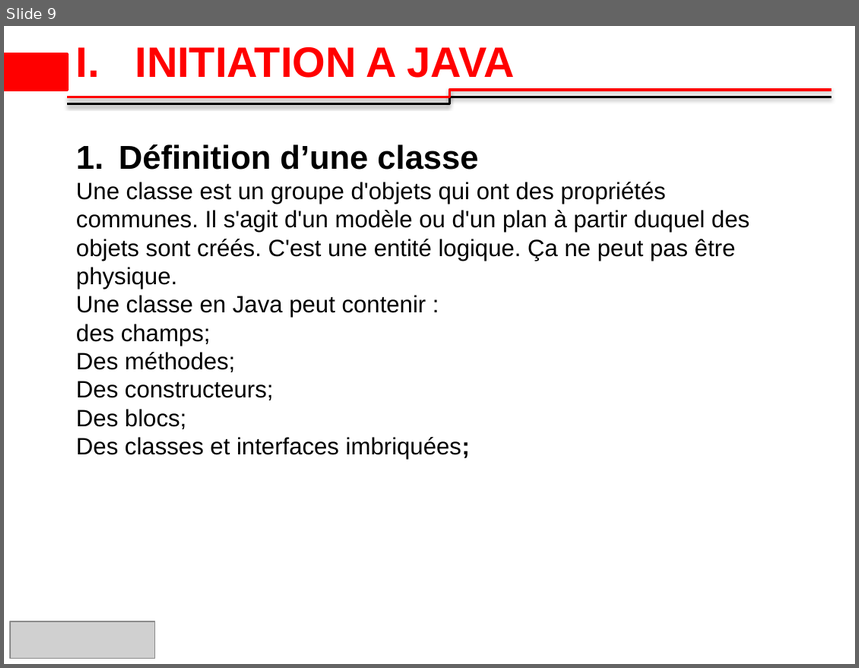
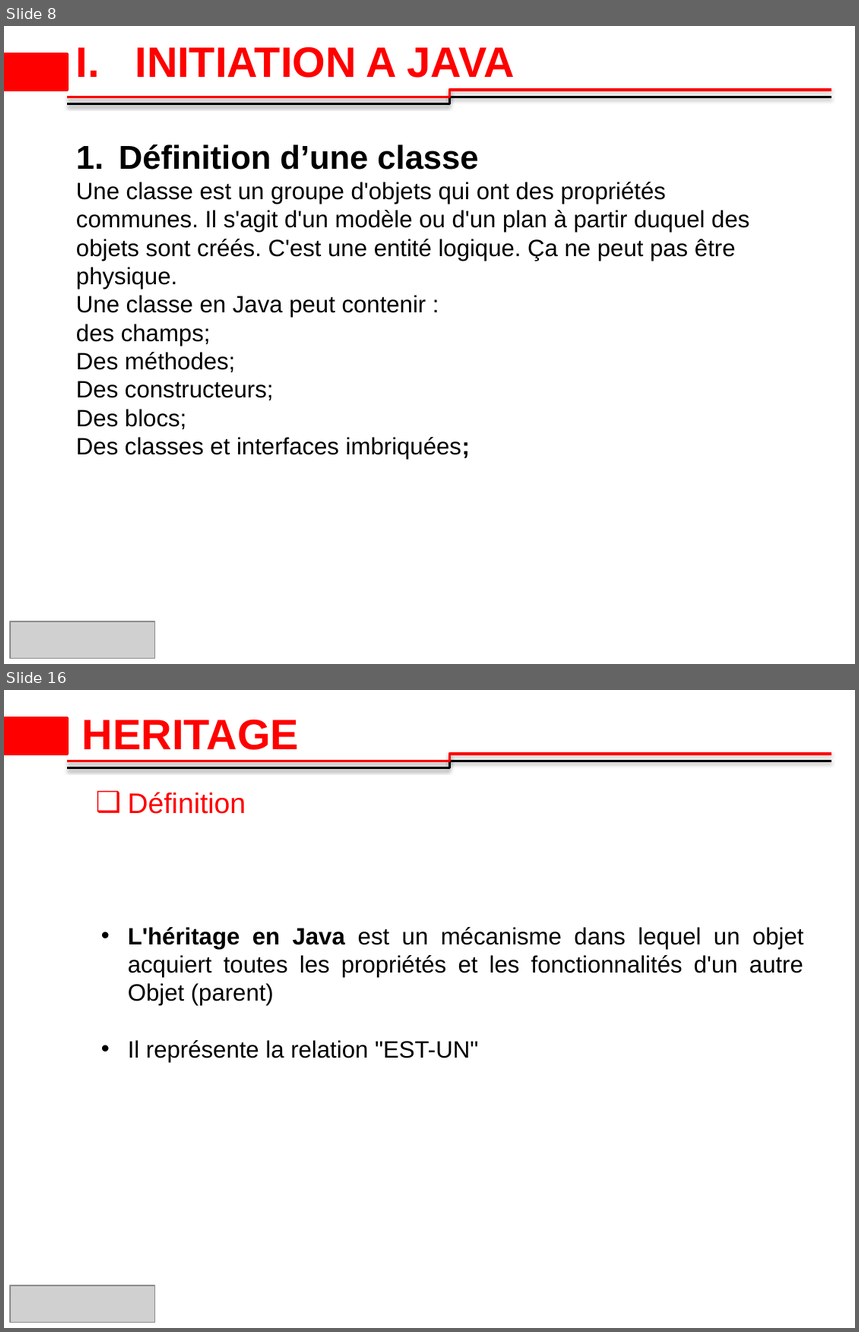
Before and after one commit to 2losky/Poo_Java, a slide deck: java-oop latest.pptx. Shown one above the other, each under a label of ours: slide 9 before the commit, slides 8 and 16 after it; the slides between them are not shown. The pictures are 859x668 and 859x1332 pixels, drawn with LibreOffice and Linux fonts; fonts in the diff are those of the drawing; grey boxes stand for pictures; background and template pictures are left out. Boxes give left, top, right and bottom in pixels: in the first picture for what was removed or moved away, otherwise in the second. Text is boxed around its words. In the diff, an @@ line names an element or a change of style, - is before the commit and + after.

Commit message:
objet, classe, methode

```diff
--- a/java-oop latest.pptx
+++ b/java-oop latest.pptx
@@ slide 16 added at box(4, 690, 855, 1328), background #FFFFFF; not listed: 3 template elements that a slide beside it also shows @@
@@ title added at box(82, 720, 299, 750), 36 pt, text #FF0000, bold @@
+HERITAGE
@@ text added at box(128, 792, 246, 814), 24 pt, text #FF0000 @@
+❑ Définition
@@ text added at box(128, 927, 804, 1062), 20 pt, text #000000 @@
+• L'héritage en Java est un mécanisme dans lequel un objet acquiert toutes les propriétés et les fonctionnalités d'un autre Objet (parent)
+• Il représente la relation "EST-UN"
@@ picture added at box(10, 1286, 154, 1322) @@
@@ what was slide 9 is now slide 8 @@
```
Also in this commit, not shown: 2 slides changed, 9 other slides added, 1 slide removed, 2 other files.
